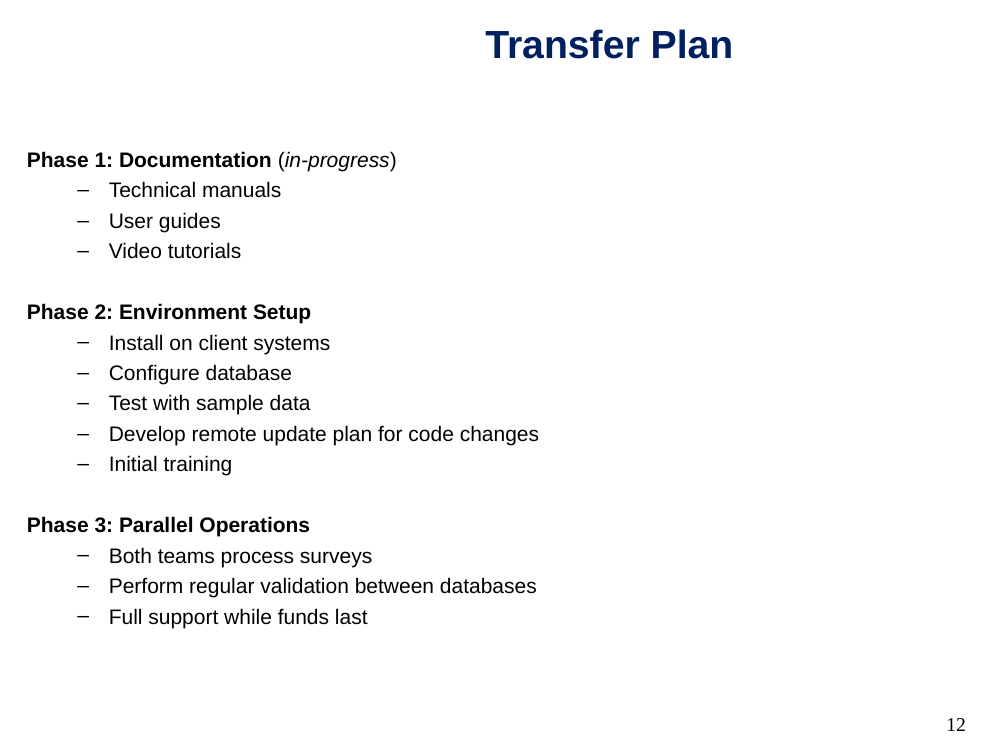
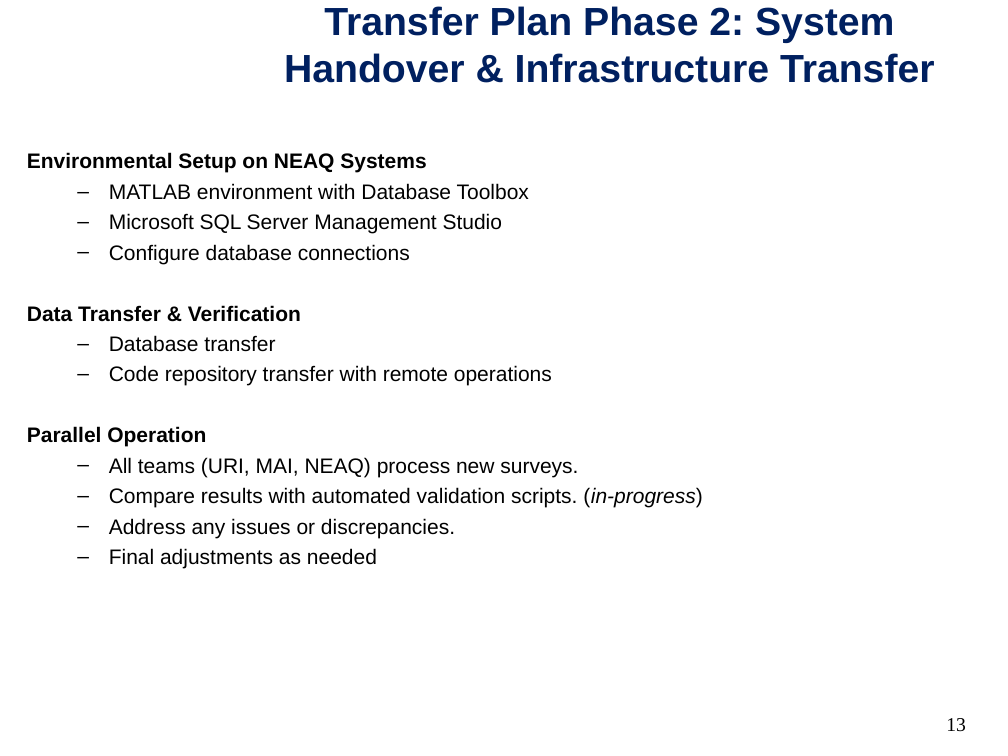
Before and after one commit to bethanylroberts/test-project, a slide deck: slide 13 of pub/NARWCDB-progress_report-20251112.ppt (slide 12 before the commit). Drawn at 1008x756 pixels with LibreOffice and Linux fonts; fonts in the diff are those of the drawing; background and template pictures are left out. Boxes give left, top, right and bottom in pixels: in the first picture for what was removed or moved away, otherwise in the second. Text is boxed around its words. In the diff, an @@ line names an element or a change of style, - is before the commit and + after.

```diff
--- a/pub/NARWCDB-progress_report-20251112.ppt
+++ b/pub/NARWCDB-progress_report-20251112.ppt
@@ title at box(284, 6, 935, 83): text changed @@
-Transfer Plan
+Transfer Plan Phase 2: System Handover & Infrastructure Transfer
@@ text at box(27, 152, 703, 569): text changed @@
-Phase 1: Documentation (in-progress)
-  – Technical manuals
-  – User guides
-  – Video tutorials
-Phase 2: Environment Setup
-  – Install on client systems
-  – Configure database
-  – Test with sample data
-  – Develop remote update plan for code changes
-  – Initial training
-Phase 3: Parallel Operations
-  – Both teams process surveys
-  – Perform regular validation between databases
-  – Full support while funds last
+Environmental Setup on NEAQ Systems
+  – MATLAB environment with Database Toolbox
+  – Microsoft SQL Server Management Studio
+  – Configure database connections
+Data Transfer & Verification
+  – Database transfer
+  – Code repository transfer with remote operations
+Parallel Operation
+  – All teams (URI, MAI, NEAQ) process new surveys.
+  – Compare results with automated validation scripts. (in-progress)
+  – Address any issues or discrepancies.
+  – Final adjustments as needed
@@ page number at box(946, 718, 966, 732): text changed @@
-12
+13
```
Also in this commit, not shown: 7 other slides changed, 5 slides added, 11 slides removed, 1 other file.
